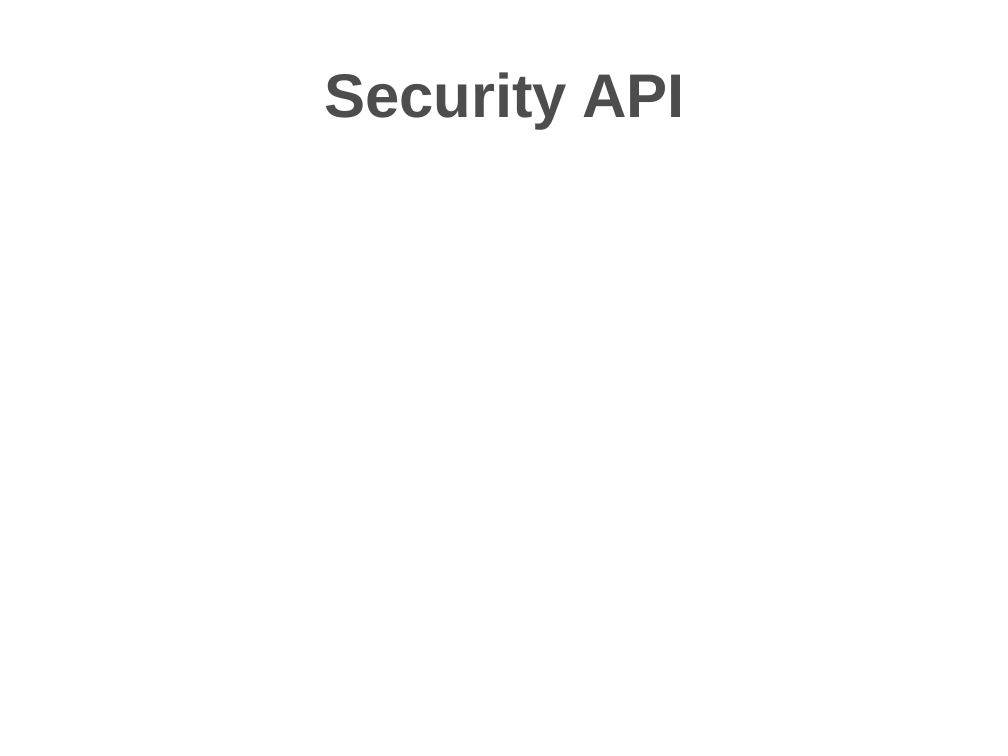
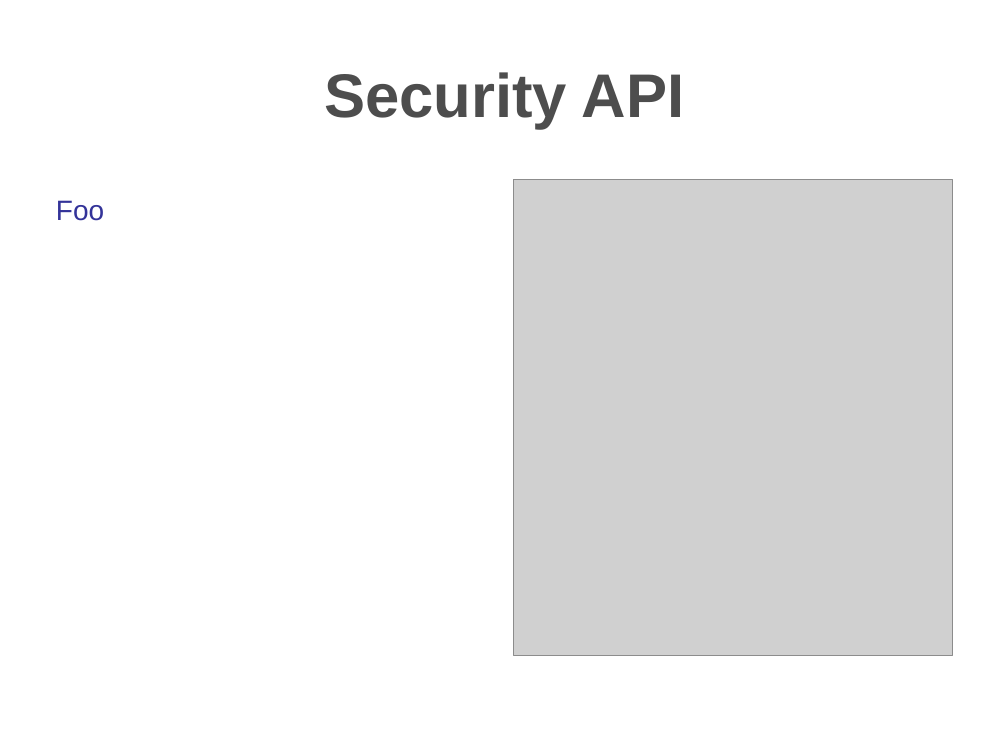
Before and after one commit to hzbarcea/cosmo, a slide deck: slide 23 of src/docs/presentations/apachecon2006.ppt (slide 18 before the commit). Drawn at 1008x756 pixels with LibreOffice and Linux fonts; fonts in the diff are those of the drawing; grey boxes stand for pictures; background and template pictures are left out. Boxes give left, top, right and bottom in pixels: in the first picture for what was removed or moved away, otherwise in the second. Text is boxed around its words. In the diff, an @@ line names an element or a change of style, - is before the commit and + after.

```diff
--- a/src/docs/presentations/apachecon2006.ppt
+++ b/src/docs/presentations/apachecon2006.ppt
@@ title "Security API" at (x1=324, y1=72, x2=685, y2=129): line spacing 52.4pt to 52.1pt @@
@@ picture added at (x1=514, y1=179, x2=953, y2=655) @@
@@ text added at (x1=56, y1=200, x2=104, y2=221), 20 pt, text #333399 @@
+Foo
```
Also in this commit, not shown: 23 other slides changed, 5 slides added, 5 slides removed.
